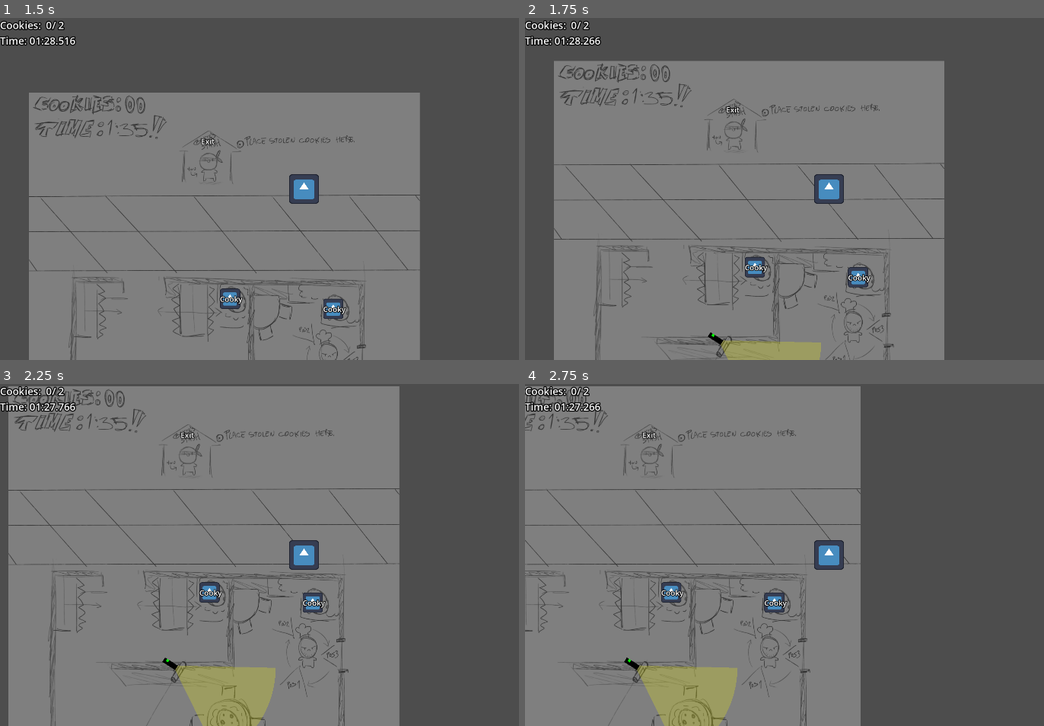
Above: before the commit, frames 1-4 (two rows, left to right).
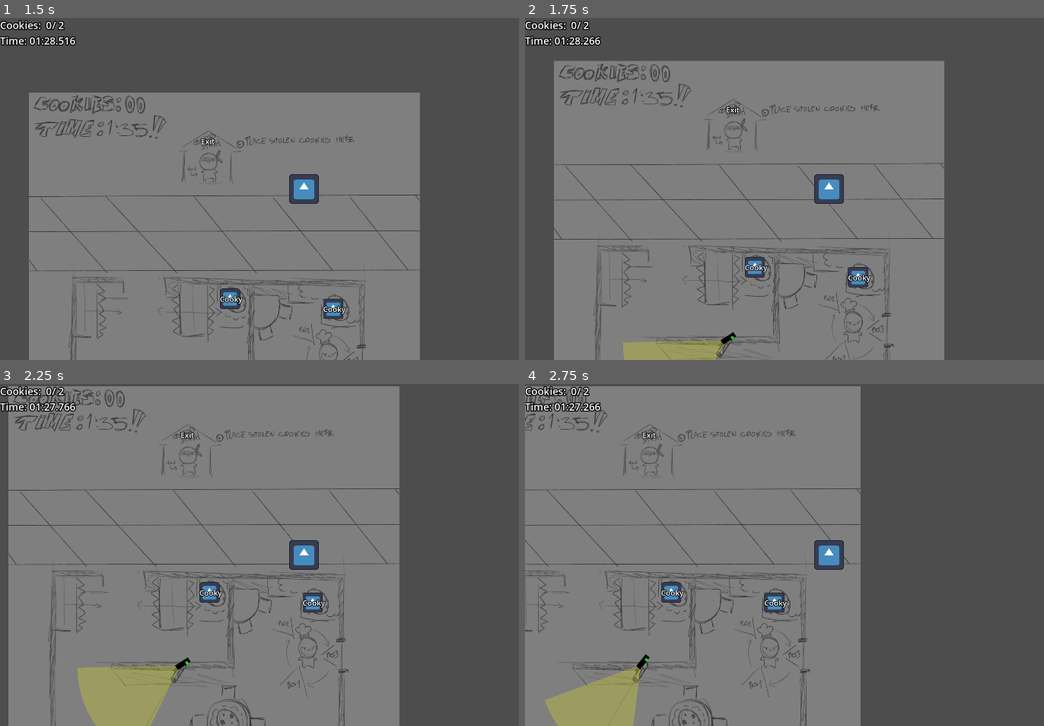
Above: after the commit, the same moments.

Repository: Fan-Dev1/BrackeysGameJam
Game: Godot game, scene res://levels/level_01.tscn
Same seed, same stepped clock (60 frames per second), same inputs: the game is played once before the commit and once after it. The engine's default icon, where the game draws it, is replaced by a stand-in: a white triangle on a blue panel in a dark square.
Inputs:
- Up to frame 1 (1.5 s): hold D (move_right) 0.53-1.28 s; hold S (move_down) from 1.28 s (still down)
- Up to frame 2 (1.75 s): keep holding S (move_down)
- Up to frame 3 (2.25 s): release S (move_down) at 2.03 s; hold D (move_right) from 2.03 s (still down)
- Up to frame 4 (2.75 s): keep holding D (move_right)

Frame 1 is identical in both runs. In frame 2, 2.1% of the frame differs, in the area x 18-58%, y 91-100%; in frame 3, 5.5%, in the area x 14-54%, y 79-100%; in frame 4, 4.9%.

Commit message:
adding the guard scene with movement

Diff:
--- a/core/security_camera/security_camera.tscn
+++ b/core/security_camera/security_camera.tscn
@@ -12,7 +12,7 @@
 
 [sub_resource type="Resource" id="Resource_t0tbx"]
 script = ExtResource("2_t0tbx")
-rotation = 0.907571
+rotation = 0.819432
 duration_min_sec = 1.0
 duration_max_sec = 2.0
 metadata/_custom_type_script = "uid://cw0363ko8eoy5"
@@ -20,6 +20,7 @@
 [node name="SecurityCamera" type="Node2D"]
 script = ExtResource("1_05d2b")
 rotaton_speed = 2.0
+camera_position_index = 1
 camera_positions = Array[ExtResource("2_t0tbx")]([SubResource("Resource_v1u64"), SubResource("Resource_t0tbx")])
 
 [node name="PositionTimer" type="Timer" parent="."]
@@ -29,6 +30,7 @@
 one_shot = true
 
 [node name="CameraArea2D" type="Area2D" parent="."]
+rotation = 0.819432
 collision_layer = 0
 collision_mask = 2
 
--- /dev/null
+++ b/core/security_guard/SecurityGuard.tscn
@@ -0,0 +1,57 @@
+[gd_scene load_steps=6 format=3 uid="uid://bdtjxtyyetv2y"]
+
+[ext_resource type="Script" uid="uid://dmhmq4v34a7ie" path="res://core/security_guard/security_guard.gd" id="1_p6iyn"]
+[ext_resource type="Script" uid="uid://tdiec21ofqup" path="res://core/security_guard/guard_position.gd" id="2_ptygn"]
+[ext_resource type="Texture2D" uid="uid://dw2ijtlpte4mo" path="res://core/security_guard/Guard.png" id="3_p37y6"]
+
+[sub_resource type="Resource" id="Resource_ptygn"]
+script = ExtResource("2_ptygn")
+rotation = 1.5708
+duration_min_sec = 3.0
+duration_max_sec = 3.0
+target_marker = Vector2(0, 0)
+metadata/_custom_type_script = "uid://tdiec21ofqup"
+
+[sub_resource type="Resource" id="Resource_p37y6"]
+script = ExtResource("2_ptygn")
+rotation = 3.14159
+duration_min_sec = 3.0
+duration_max_sec = 3.0
+target_marker = Vector2(0, 0)
+metadata/_custom_type_script = "uid://tdiec21ofqup"
+
+[node name="SecurityGuard" type="Node2D"]
+script = ExtResource("1_p6iyn")
+rotaton_speed = 1.0
+move_speed = null
+guard_positions = Array[ExtResource("2_ptygn")]([SubResource("Resource_ptygn"), SubResource("Resource_p37y6")])
+
+[node name="positionTimer" type="Timer" parent="."]
+wait_time = 3.0
+one_shot = true
+
+[node name="trackingTimer" type="Timer" parent="."]
+one_shot = true
+
+[node name="GuardArea2D" type="Area2D" parent="."]
+rotation = 1.5708
+collision_layer = 0
+collision_mask = 2
+
+[node name="GuardCollision" type="CollisionPolygon2D" parent="GuardArea2D"]
+unique_name_in_owner = true
+visible = false
+polygon = PackedVector2Array(0, -8, 236.513, -97.967, 242.414, -82.2885, 247.277, -66.2577, 251.081, -49.9431, 253.81, -33.4147, 255.452, -16.7432, 256, -2.13163e-14, 255.452, 16.7432, 253.81, 33.4147, 251.081, 49.9431, 247.277, 66.2577, 242.414, 82.2885, 236.513, 97.967, 0, 8)
+
+[node name="GuardFov" type="Polygon2D" parent="GuardArea2D"]
+unique_name_in_owner = true
+color = Color(1, 1, 0, 0.235294)
+polygon = PackedVector2Array(0, -8, 236.513, -97.967, 242.414, -82.2885, 247.277, -66.2577, 251.081, -49.9431, 253.81, -33.4147, 255.452, -16.7432, 256, -2.13163e-14, 255.452, 16.7432, 253.81, 33.4147, 251.081, 49.9431, 247.277, 66.2577, 242.414, 82.2885, 236.513, 97.967, 0, 8)
+
+[node name="Sprite2D" type="Sprite2D" parent="."]
+scale = Vector2(0.15, 0.15)
+texture = ExtResource("3_p37y6")
+
+[connection signal="timeout" from="positionTimer" to="." method="_on_position_timer_timeout"]
+[connection signal="timeout" from="trackingTimer" to="." method="_on_tracking_timer_timeout"]
+[connection signal="body_entered" from="GuardArea2D" to="." method="_on_camera_area_2d_body_entered"]
--- /dev/null
+++ b/core/security_guard/guard_position.gd
@@ -0,0 +1,7 @@
+class_name GuardPosition
+extends Resource
+
+@export_range(0.0, 360.0, 0.1, "radians_as_degrees") var rotation := 0.0
+@export var duration_min_sec := 3.0
+@export var duration_max_sec := 3.0
+@export var target_marker : Vector2 = Vector2.ZERO
--- /dev/null
+++ b/core/security_guard/security_guard.gd
@@ -0,0 +1,161 @@
+@tool
+class_name SecurityGuard
+extends Node2D
+
+enum GuardState { NORMAL, TRACKING, MOVING, OFF }
+
+@export var radius := 256.0
+
+@export_range(0.0, 360.0, 0.1, "radians_as_degrees")
+var fov := PI / 4.0
+#@export_range(-180.0, 180.0, 0.1, "radians_as_degrees")
+#var left_limit := PI / -2.0
+#@export_range(-180.0, 180.0, 0.1, "radians_as_degrees")
+#var right_limit := PI / 2.0
+
+@export var rotaton_speed: float
+@export var move_speed: float = 1.0
+@export var guard_position_index := 0
+@export var guard_positions: Array[GuardPosition]
+
+@onready var position_timer: Timer = $positionTimer
+@onready var tracking_timer: Timer = $trackingTimer
+@onready var guard_area_2d: Area2D = $GuardArea2D
+@onready var guard_fov: Polygon2D = %GuardFov
+@onready var guard_collision: CollisionPolygon2D = %GuardCollision
+
+
+
+var state := GuardState.NORMAL : set = set_state
+
+
+# Called when the node enters the scene tree for the first time.
+func _ready() -> void:
+	_update_fov_polygon()
+	var guard_pos: GuardPosition = guard_positions.get(guard_position_index)
+	rotate_camera_toward(guard_pos.rotation)
+	var duration := randf_range(guard_pos.duration_min_sec, guard_pos.duration_max_sec)
+	position_timer.start(duration)
+
+
+func _physics_process(delta: float) -> void:
+	if Engine.is_editor_hint():
+		_update_fov_polygon()
+		#_clamp_camera_rotations()
+		queue_redraw()
+		var guard_pos: GuardPosition = guard_positions.get(guard_position_index)
+		rotate_camera_toward(guard_pos.rotation)
+	else:
+		match state:
+			GuardState.NORMAL: _normal_process(delta)
+			GuardState.TRACKING: _tracking_process(delta)
+			#GuardState.MOVING: _moving_process(delta)
+			GuardState.OFF: pass
+
+
+func _normal_process(delta: float) -> void:
+	var guard_pos: GuardPosition = guard_positions.get(guard_position_index)
+	rotate_camera_toward(guard_pos.rotation, delta)
+	move_guard_toward(guard_pos.target_marker, delta)
+	var angle_difference := angle_difference(guard_area_2d.rotation, guard_pos.rotation)
+	if is_zero_approx(angle_difference) and position_timer.is_stopped():
+		var duration := randf_range(guard_pos.duration_min_sec, guard_pos.duration_max_sec)
+		position_timer.start(duration)
+
+
+func _on_position_timer_timeout() -> void:
+	# shift to next camera_position
+	guard_position_index += 1
+	if guard_position_index >= guard_positions.size():
+		guard_position_index = 0
+
+
+func _tracking_process(delta: float) -> void:
+	var player: Player = get_tree().get_first_node_in_group("player")
+	var angle_to_player := self.global_position.angle_to_point(player.global_position)
+	rotate_camera_toward(angle_to_player, delta)
+	queue_redraw()
+	if guard_area_2d.overlaps_body(player):
+		tracking_timer.stop()
+	elif tracking_timer.is_stopped():
+		tracking_timer.start()
+
+
+func _on_tracking_timer_timeout() -> void:
+	#switch back to normal operation
+	state = GuardState.NORMAL
+
+
+func _on_camera_area_2d_body_entered(body: Node2D) -> void:
+	# alert about spotted player and track him
+	if body is Player:
+		Global.player_spotted.emit(body.global_position)
+		state = GuardState.TRACKING
+
+
+func set_state(new_state: GuardState) -> void:
+	if state == new_state:
+		return
+	state = new_state
+	guard_area_2d.monitoring = GuardState.OFF != new_state
+	guard_fov.visible = GuardState.OFF != new_state
+	queue_redraw()
+	position_timer.stop()
+	tracking_timer.stop()
+
+
+func _update_fov_polygon(circle_points := 12) -> void:
+	var new_polygon := PackedVector2Array()
+	var fov_step := fov / circle_points
+	var current_angle := -fov_step * (circle_points / 2.0)
+
+	new_polygon.append(Vector2(0.0, -8.0))
+	for i in range(circle_points + 1):
+		new_polygon.append(Vector2.from_angle(current_angle) * radius)
+		current_angle += fov_step
+	new_polygon.append(Vector2(0.0, 8.0))
+	guard_fov.polygon = new_polygon
+	guard_collision.polygon = new_polygon
+
+
+#func _clamp_camera_rotations() -> void:
+#	# clamp all camera_position.rotations inside this camera left and right_limit
+#	for guard_position: GuardPosition in guard_positions:
+#		guard_position.rotation = clamp_camera_rotation(guard_position.rotation)
+
+
+#func clamp_camera_rotation(value: float) -> float:
+#	var half_fov := fov / 2.0
+#	var min := left_limit + half_fov
+#	var max := right_limit - half_fov
+#	return clampf(value, min, max)
+
+
+func rotate_camera_toward(to: float, delta := 1.0) -> void:
+	var from := guard_area_2d.rotation
+	var new_rotation := rotate_toward(from, to, rotaton_speed * delta)
+#	new_rotation = clamp_camera_rotation(new_rotation)
+	guard_area_2d.rotation = new_rotation
+
+#func _moving_process(delta: float)
+
+func move_guard_toward(to: Vector2, delta : float):
+
+	position = position.move_toward(position + to, move_speed * delta)
+	print(self.position)
+
+
+func _draw() -> void:
+	if Engine.is_editor_hint():
+		# draw_line for left and right limit
+		var half_fov := fov / 2.0
+		#var left_limit_point := Vector2.from_angle(left_limit) * radius
+		#var right_limit_point := Vector2.from_angle(right_limit) * radius
+		#draw_line(Vector2.ZERO, left_limit_point, Color.RED, 2.0)
+		#draw_line(Vector2.ZERO, right_limit_point, Color.BLUE, 2.0)
+
+	if OS.is_debug_build() and state == GuardState.TRACKING:
+		# draw_line to tracked player
+		var player: Player = get_tree().get_first_node_in_group("player")
+		var player_position := to_local(player.global_position)
+		draw_line(Vector2.ZERO, player_position, Color.WHEAT, 4.0)
--- /dev/null
+++ b/levels/guard_movement_test_level.tscn
@@ -0,0 +1,155 @@
+[gd_scene load_steps=10 format=3 uid="uid://exoe8xt1c2iu"]
+
+[ext_resource type="Script" uid="uid://bnfs5pldu2cd0" path="res://levels/base_level.gd" id="1_6f7pe"]
+[ext_resource type="PackedScene" uid="uid://bdtjxtyyetv2y" path="res://core/security_guard/SecurityGuard.tscn" id="2_0se1k"]
+[ext_resource type="Script" uid="uid://tdiec21ofqup" path="res://core/security_guard/guard_position.gd" id="3_myjux"]
+[ext_resource type="PackedScene" uid="uid://dhd35o5m5lhrq" path="res://player/player.tscn" id="4_5umpd"]
+
+[sub_resource type="Resource" id="Resource_5umpd"]
+script = ExtResource("3_myjux")
+rotation = 1.5708
+duration_min_sec = 3.0
+duration_max_sec = 3.0
+target_marker = Vector2(0, 10)
+metadata/_custom_type_script = "uid://tdiec21ofqup"
+
+[sub_resource type="Resource" id="Resource_1jpcd"]
+script = ExtResource("3_myjux")
+rotation = 3.14159
+duration_min_sec = 3.0
+duration_max_sec = 3.0
+target_marker = Vector2(0, -10)
+metadata/_custom_type_script = "uid://tdiec21ofqup"
+
+[sub_resource type="LabelSettings" id="LabelSettings_myjux"]
+font_size = 32
+outline_size = 12
+outline_color = Color(0, 0, 0, 1)
+
+[sub_resource type="LabelSettings" id="LabelSettings_5umpd"]
+font_size = 48
+outline_size = 8
+outline_color = Color(0, 0, 0, 1)
+
+[sub_resource type="LabelSettings" id="LabelSettings_1jpcd"]
+font_size = 48
+outline_size = 8
+outline_color = Color(0, 0, 0, 1)
+
+[node name="GuardMovementTestLevel" type="Node2D"]
+script = ExtResource("1_6f7pe")
+
+[node name="SecurityGuard" parent="." instance=ExtResource("2_0se1k")]
+position = Vector2(606, 315)
+move_speed = 100.0
+guard_position_index = 1
+guard_positions = Array[ExtResource("3_myjux")]([SubResource("Resource_5umpd"), SubResource("Resource_1jpcd")])
+
+[node name="CanvasLayer" type="CanvasLayer" parent="."]
+
+[node name="TopLeftContainer" type="VBoxContainer" parent="CanvasLayer"]
+offset_right = 40.0
+offset_bottom = 40.0
+
+[node name="CookiesLabel" type="Label" parent="CanvasLayer/TopLeftContainer"]
+unique_name_in_owner = true
+layout_mode = 2
+text = "Cookies: 00/01"
+label_settings = SubResource("LabelSettings_myjux")
+
+[node name="TimeLabel" type="Label" parent="CanvasLayer/TopLeftContainer"]
+unique_name_in_owner = true
+layout_mode = 2
+text = "Time: 00:00:00"
+label_settings = SubResource("LabelSettings_myjux")
+
+[node name="LevelCompletePanel" type="PanelContainer" parent="CanvasLayer"]
+unique_name_in_owner = true
+process_mode = 3
+visible = false
+anchors_preset = 8
+anchor_left = 0.5
+anchor_top = 0.5
+anchor_right = 0.5
+anchor_bottom = 0.5
+offset_left = -58.5
+offset_top = -20.0
+offset_right = 58.5
+offset_bottom = 20.0
+grow_horizontal = 2
+grow_vertical = 2
+
+[node name="MarginContainer" type="MarginContainer" parent="CanvasLayer/LevelCompletePanel"]
+layout_mode = 2
+theme_override_constants/margin_left = 12
+theme_override_constants/margin_top = 12
+theme_override_constants/margin_right = 12
+theme_override_constants/margin_bottom = 12
+
+[node name="VBoxContainer" type="VBoxContainer" parent="CanvasLayer/LevelCompletePanel/MarginContainer"]
+layout_mode = 2
+
+[node name="Title" type="Label" parent="CanvasLayer/LevelCompletePanel/MarginContainer/VBoxContainer"]
+layout_mode = 2
+text = "Level complete!"
+label_settings = SubResource("LabelSettings_5umpd")
+
+[node name="HBoxContainer" type="HBoxContainer" parent="CanvasLayer/LevelCompletePanel/MarginContainer/VBoxContainer"]
+layout_mode = 2
+theme_override_constants/separation = 24
+
+[node name="RetryLevelButton" type="Button" parent="CanvasLayer/LevelCompletePanel/MarginContainer/VBoxContainer/HBoxContainer"]
+layout_mode = 2
+theme_override_constants/outline_size = 8
+theme_override_font_sizes/font_size = 32
+text = "retry Level"
+
+[node name="NextLevelButton2" type="Button" parent="CanvasLayer/LevelCompletePanel/MarginContainer/VBoxContainer/HBoxContainer"]
+layout_mode = 2
+theme_override_constants/outline_size = 8
+theme_override_font_sizes/font_size = 32
+text = "next Level"
+
+[node name="TimeoutPanel" type="PanelContainer" parent="CanvasLayer"]
+unique_name_in_owner = true
+process_mode = 3
+visible = false
+anchors_preset = 8
+anchor_left = 0.5
+anchor_top = 0.5
+anchor_right = 0.5
+anchor_bottom = 0.5
+offset_left = -58.5
+offset_top = -20.0
+offset_right = 58.5
+offset_bottom = 20.0
+grow_horizontal = 2
+grow_vertical = 2
+
+[node name="MarginContainer" type="MarginContainer" parent="CanvasLayer/TimeoutPanel"]
+layout_mode = 2
+theme_override_constants/margin_left = 12
+theme_override_constants/margin_top = 12
+theme_override_constants/margin_right = 12
+theme_override_constants/margin_bottom = 12
+
+[node name="VBoxContainer" type="VBoxContainer" parent="CanvasLayer/TimeoutPanel/MarginContainer"]
+layout_mode = 2
+
+[node name="Label" type="Label" parent="CanvasLayer/TimeoutPanel/MarginContainer/VBoxContainer"]
+layout_mode = 2
+text = "Level Timeout!"
+label_settings = SubResource("LabelSettings_1jpcd")
+
+[node name="RetryLevelButton" type="Button" parent="CanvasLayer/TimeoutPanel/MarginContainer/VBoxContainer"]
+layout_mode = 2
+theme_override_constants/outline_size = 8
+theme_override_font_sizes/font_size = 32
+text = "retry Level"
+
+[node name="LevelTimer" type="Timer" parent="."]
+wait_time = 90.0
+one_shot = true
+autostart = true
+
+[node name="Player" parent="." instance=ExtResource("4_5umpd")]
Binary file added: core/security_guard/Guard.png
Not shown, added: core/security_guard/Guard.png.import
Not shown, added: core/security_guard/guard_position.gd.uid
Not shown, added: core/security_guard/security_guard.gd.uid
Not shown, added: core/security_guard/SecurityGuard.tscn8186651245.tmp
